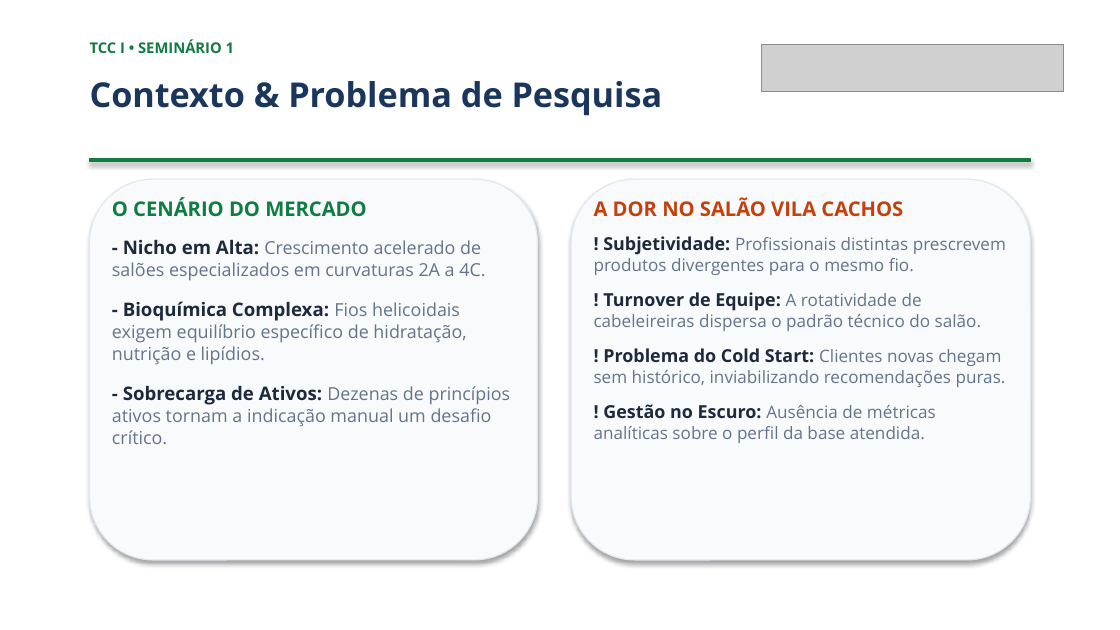
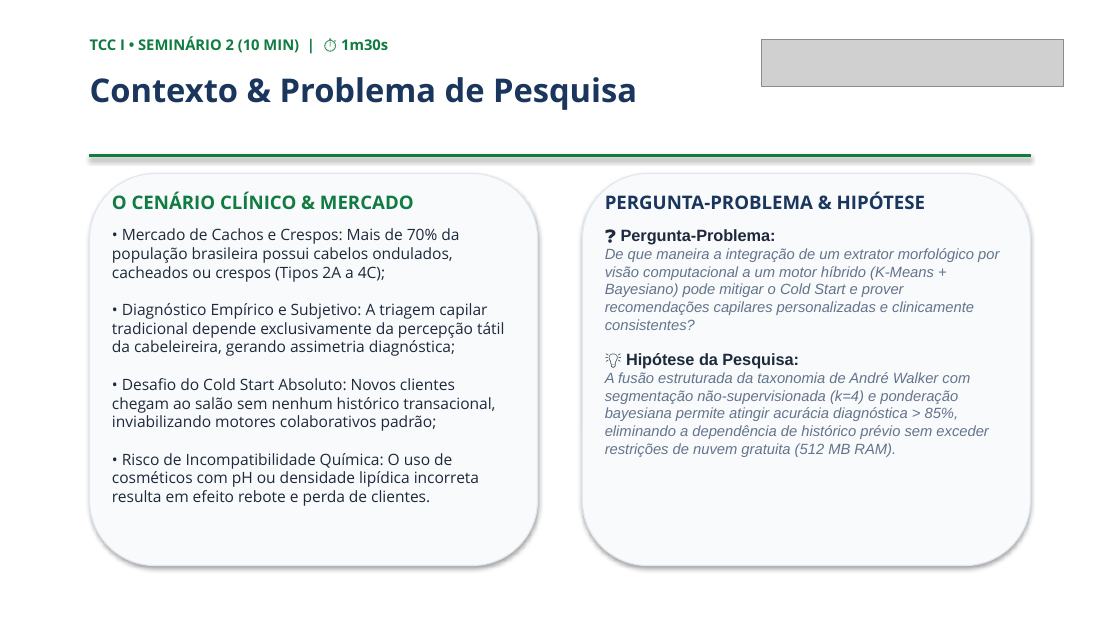
Before and after one commit to PequenOgro/vila-cachos-ai, a slide deck: slide 2 of faculdade_ifma/tcc_1_monografia/seminario_apresentacao/template slides TCC.pptx. Drawn at 1120x630 pixels with LibreOffice and Linux fonts; fonts in the diff are those of the drawing; grey boxes stand for pictures. Boxes give left, top, right and bottom in pixels: in the first picture for what was removed or moved away, otherwise in the second. Text is boxed around its words. In the diff, an @@ line names an element or a change of style, - is before the commit and + after.

```diff
--- a/faculdade_ifma/tcc_1_monografia/seminario_apresentacao/template slides TCC.pptx
+++ b/faculdade_ifma/tcc_1_monografia/seminario_apresentacao/template slides TCC.pptx
@@ text at (90,37,388,53): text changed @@
-TCC I • SEMINÁRIO 1
+TCC I • SEMINÁRIO 2 (10 MIN) | ⏱️ 1m30s
@@ picture: place and size @@
-picture at (762,45,1064,92)
+picture at (762,39,1064,86)
@@ text "Contexto & Problema de Pesquisa" at (90,77,637,110): size 22 to 21 pt @@
@@ rectangle: place and size @@
-rectangle at (90,159,1030,161)
+rectangle at (90,155,1030,157)
@@ rounded rectangle: place and size @@
-rounded rectangle at (90,179,538,560)
+rounded rectangle at (90,174,538,566)
@@ rounded rectangle: place and size @@
-rounded rectangle at (571,179,1030,560)
+rounded rectangle at (582,174,1030,566)
@@ text at (112,191,504,506): text changed; size 11.5 to 10 pt; text colour #64748B to #1E293B @@
-O CENÁRIO DO MERCADO
-- Nicho em Alta: Crescimento acelerado de salões especializados em curvaturas 2A a 4C.
-- Bioquímica Complexa: Fios helicoidais exigem equilíbrio específico de hidratação, nutrição e lipídios.
-- Sobrecarga de Ativos: Dezenas de princípios ativos tornam a indicação manual um desafio crítico.
+O CENÁRIO CLÍNICO & MERCADO
+• Mercado de Cachos e Crespos: Mais de 70% da população brasileira possui cabelos ondulados, cacheados ou crespos (Tipos 2A a 4C);
+• Diagnóstico Empírico e Subjetivo: A triagem capilar tradicional depende exclusivamente da percepção tátil da cabeleireira, gerando assimetria diagnóstica;
+• Desafio do Cold Start Absoluto: Novos clientes chegam ao salão sem nenhum histórico transacional, inviabilizando motores colaborativos padrão;
+• Risco de Incompatibilidade Química: O uso de cosméticos com pH ou densidade lipídica incorreta resulta em efeito rebote e perda de clientes.
@@ text at (605,191,999,457): text changed; size 11 to 9.5 pt; font Open Sans to Arial; italic on @@
-A DOR NO SALÃO VILA CACHOS
-! Subjetividade: Profissionais distintas prescrevem produtos divergentes para o mesmo fio.
-! Turnover de Equipe: A rotatividade de cabeleireiras dispersa o padrão técnico do salão.
-! Problema do Cold Start: Clientes novas chegam sem histórico, inviabilizando recomendações puras.
-! Gestão no Escuro: Ausência de métricas analíticas sobre o perfil da base atendida.
+PERGUNTA-PROBLEMA & HIPÓTESE
+❓ Pergunta-Problema:
+De que maneira a integração de um extrator morfológico por visão computacional a um motor híbrido (K-Means + Bayesiano) pode mitigar o Cold Start e prover recomendações capilares personalizadas e clinicamente consistentes?
+💡 Hipótese da Pesquisa:
+A fusão estruturada da taxonomia de André Walker com segmentação não-supervisionada (k=4) e ponderação bayesiana permite atingir acurácia diagnóstica > 85%, eliminando a dependência de histórico prévio sem exceder restrições de nuvem gratuita (512 MB RAM).
```
Also in this commit, not shown: 2 other slides changed, 6 slides added, 6 slides removed, 10 other files.
